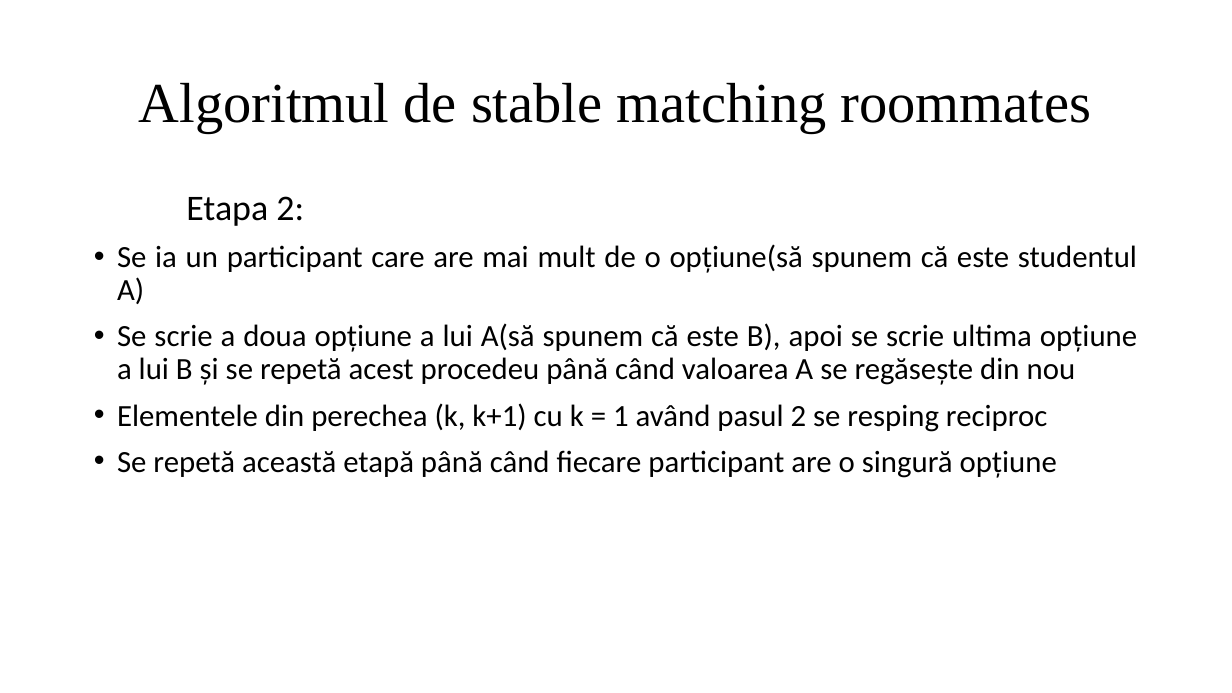
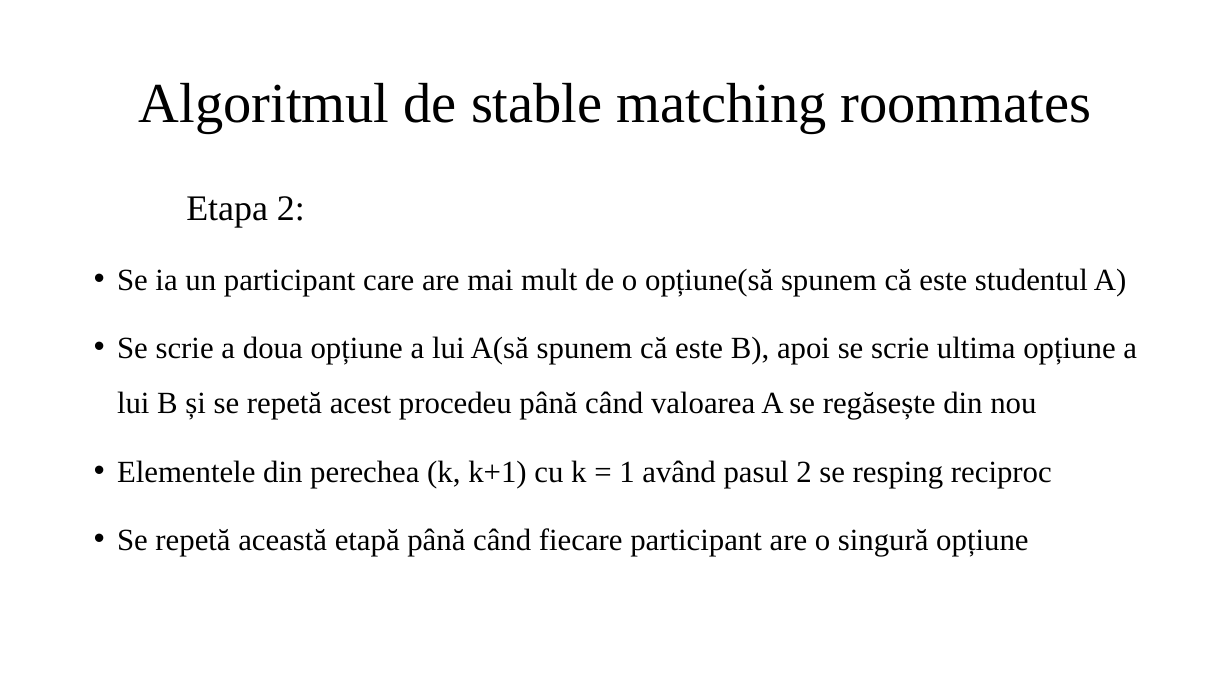
Before and after one commit to silviudragan/Stable-matching-roommates, a slide deck: slide 10 of Licenta2018DraganSilviu-Constantin/Prezentare.pptx. Drawn at 1232x693 pixels with LibreOffice and Linux fonts; fonts in the diff are those of the drawing. Boxes give left, top, right and bottom in pixels: in the first picture for what was removed or moved away, otherwise in the second. Text is boxed around its words. In the diff, an @@ line names an element or a change of style, - is before the commit and + after.

```diff
--- a/Licenta2018DraganSilviu-Constantin/Prezentare.pptx
+++ b/Licenta2018DraganSilviu-Constantin/Prezentare.pptx
@@ text "Etapa 2:" at bbox=[117, 196, 1137, 556]: font Calibri to Times New Roman; line spacing 0.9 to 1.5 @@
```
Also in this commit, not shown: 7 other slides changed, 3 slides added, 4 slides removed.
